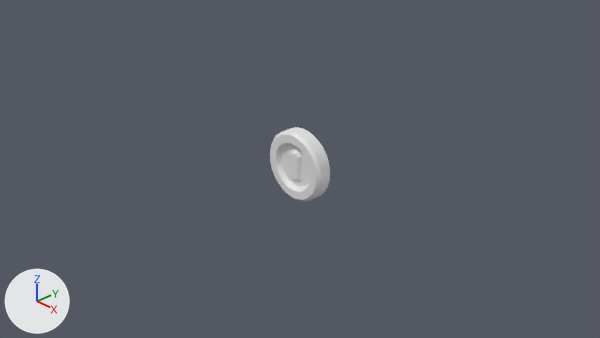
What one commit did to the Blender file dev/ui/ui_coin_01.blend.
Camera for both pictures: the file's camera 'Camera'. Arrows for +X, +Y and +Z are at lower left; the lights stay in place. The picture after the commit comes second.

Before the edit, the objects in view are built like this:
```python
me_cylinder = bpy.data.meshes.new('Cylinder')
me_cylinder.from_pydata(...)  # 288 vertices, 252 faces; spans x -0.5..0.5, y -0.5..0.5, z -0.125..0.125
me_cylinder.materials.append(mat_mat_ui_coin)  # white #e7e7e7
ob_cylinder = bpy.data.objects.new('Cylinder', me_cylinder)
ob_cylinder.parent = ob_ui_coin
ob_cylinder.location = (0.0, 0.0, 0.0)
ob_cylinder.rotation_euler = (1.571, 0.0, 0.0)  # degrees (90, 0, 0)
```
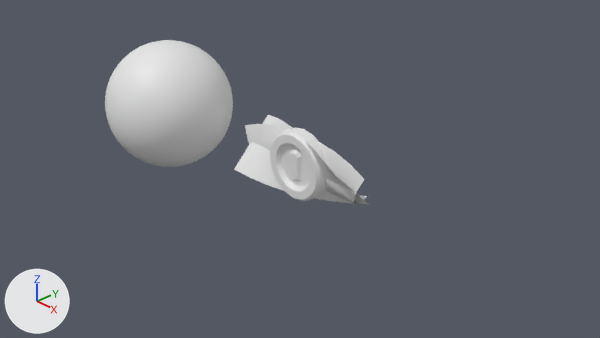
Where the change shows, as pixel boxes (x1, y1, x2, y2) in the pictures (600 x 338 px):
```json
{"object": "matcap", "change": "added", "after": [105, 40, 233, 167]}
{"object": "m_cash_01", "change": "added", "after": [234, 115, 368, 204]}
{"object": "m_cash_02", "change": "added", "after": [245, 124, 367, 205]}
```

Scene script edits in JSON lines:
```json
{"op": "add", "block": "mat_mat_cash", "code": ["mat_mat_cash = principled_material('mat_cash')", "mat_mat_cash.base_color = (0.8, 0.8, 0.8)  # white #e7e7e7", "mat_mat_cash.roughness = 1.0"]}
{"op": "add", "block": "me_sphere", "code": ["me_sphere = bpy.data.meshes.new('Sphere')", "me_sphere.from_pydata(...)  # 1986 vertices, 2048 faces; spans x -1.0..1.0, y -1.0..1.0, z -1.0..1.0", "me_sphere.polygons.foreach_set('use_smooth', [True] * 2048)"]}
{"op": "add", "block": "me_plane_002", "code": ["me_plane_002 = bpy.data.meshes.new('Plane.002')", "me_plane_002.from_pydata(...)  # 45 vertices, 32 faces; spans x -1.0..1.0, y -0.46..0.46, z 0.01", "me_plane_002.polygons.foreach_set('use_smooth', [True] * 32)", "me_plane_002.materials.append(mat_mat_cash)  # its picture is missing"]}
{"op": "add", "block": "ob_matcap", "code": ["ob_matcap = bpy.data.objects.new('matcap', me_sphere)", "ob_matcap.location = (-3.0, 0.0, 0.0)"]}
{"op": "add", "block": "ob_m_cash_02", "code": ["ob_m_cash_02 = bpy.data.objects.new('m_cash_02', me_plane_002)", "ob_m_cash_02.parent = ob_ui_cash_02", "ob_m_cash_02.location = (0.0, 0.0, 0.0)", "ob_m_cash_02.rotation_euler = (1.571, 0.0, 0.0)  # degrees (90, 0, 0)", "_m = ob_m_cash_02.modifiers.new('SimpleDeform', 'SIMPLE_DEFORM')", "_m.deform_method = 'BEND'", "_m.deform_axis = 'Z'", "_m.factor = -0.873", "_m.angle = -0.873", "_m = ob_m_cash_02.modifiers.new('SimpleDeform.001', 'SIMPLE_DEFORM')", "_m.deform_method = 'BEND'", "_m.origin = ob_ui_cash_02", "_m.factor = 2.094", "_m.angle = 2.094", "_m = ob_m_cash_02.modifiers.new('SimpleDeform.002', 'SIMPLE_DEFORM')", "_m.deform_method = 'BEND'", "_m.factor = 0.457", "_m.angle = 0.457"]}
{"op": "add", "block": "ob_ui_cash_02", "code": ["ob_ui_cash_02 = bpy.data.objects.new('ui_cash_02', None)", "ob_ui_cash_02.location = (0.0, 0.0, 0.0)"]}
{"op": "add", "block": "ob_m_cash_01", "code": ["ob_m_cash_01 = bpy.data.objects.new('m_cash_01', me_plane_002.copy())", "ob_m_cash_01.parent = ob_ui_note_01", "ob_m_cash_01.location = (0.0, 0.0, 0.0)", "ob_m_cash_01.rotation_euler = (1.571, 0.0, 0.0)  # degrees (90, 0, 0)", "_m = ob_m_cash_01.modifiers.new('SimpleDeform', 'SIMPLE_DEFORM')", "_m.factor = 1.571", "_m.angle = 1.571"]}
```
